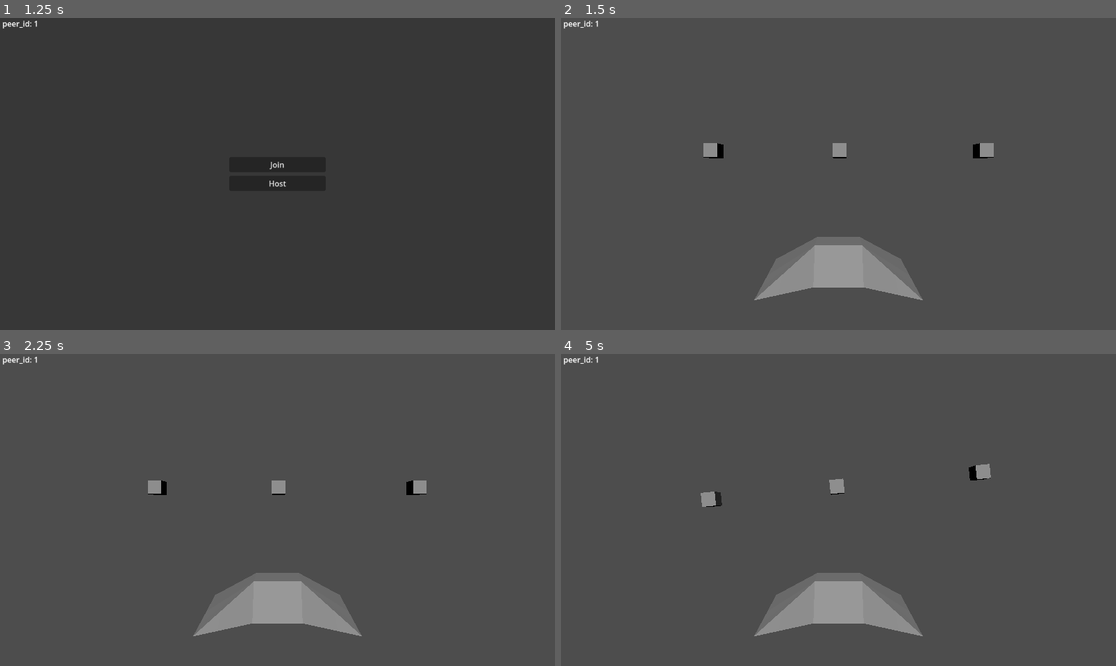
Above: before the commit, frames 1-4 (two rows, left to right).
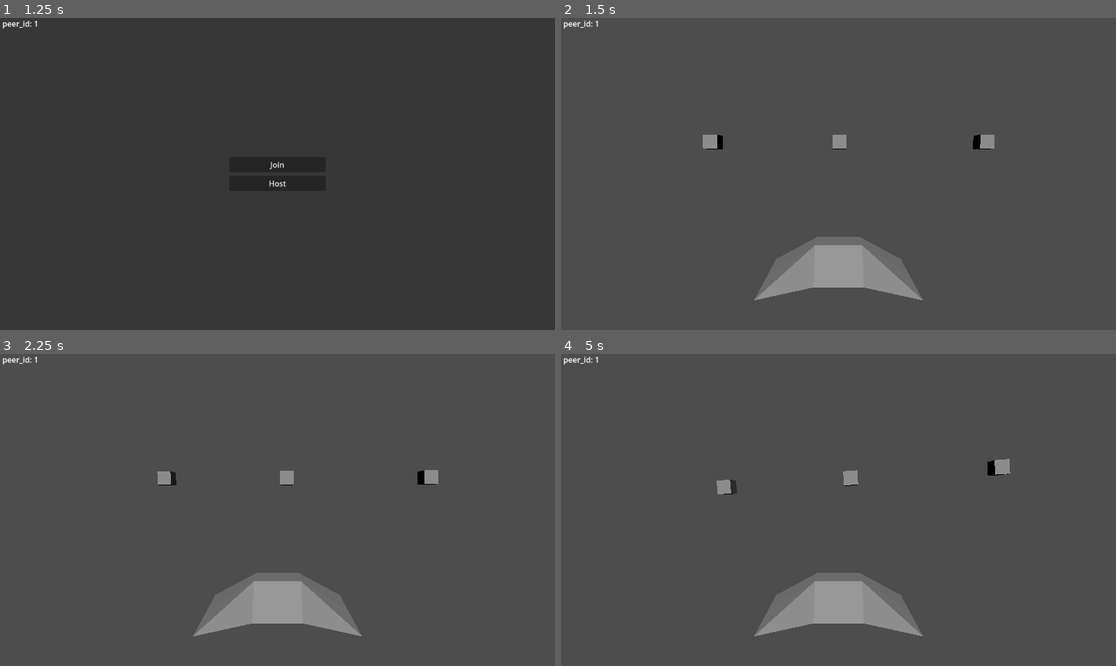
Above: after the commit, the same moments.

Repository: MathArtTechnologies/deivid-v-space
Game: Godot game, scene res://scenes/sand_box/MovementTest.tscn
Two runs of this game, one before a commit and one after it. Both use one fixed random seed, a clock stepped at 60 frames per second and the inputs below.
Inputs (mouse positions are in pixels of both pictures, inside the frame that each line leads up to):
- Up to frame 1 (1.25 s): tap Enter at 0.5 s; move the mouse to (399, 158) at 0.52 s; hold D (right_tilt) from 0.53 s (still down)
- Up to frame 2 (1.5 s): release D (right_tilt) at 1.25 s; click "Host" at 1.25 s
- Up to frame 3 (2.25 s): tap Space at 2 s; move the mouse to (166, 525) at 2.02 s; hold S (backward) from 2.03 s (still down)
- Up to frame 4 (5 s): move the mouse to (894, 441) at 2.77 s; release S (backward) at 2.78 s; hold D (right_tilt) 2.78-3.53 s; move the mouse to (810, 572) at 3.52 s; hold W (forward) 3.53-4.28 s; move the mouse to (1005, 556) at 4.27 s; hold A (left_tilt) from 4.28 s (still down)

Frame 1 is identical in both runs. In frame 2, 0.6% of the frame differs, in the area x 25-79%, y 37-45%; in frame 3, 0.8%; in frame 4, 0.9%, in the area x 25-81%, y 33-49%.

Commit message:
fix the mouse thing 4 real...

Diff:
--- a/scripts/components/controller_comp.gd
+++ b/scripts/components/controller_comp.gd
@@ -33,8 +33,8 @@
 	# consider joystick
 	var joystick_dir : Vector2 = Input.get_vector("left", "right", "up", "down")
 
-	rotation.x =+ joystick_dir.y * -1
-	rotation.z =+ joystick_dir.x * -1
+	rotation.x += joystick_dir.y * -1
+	rotation.z += joystick_dir.x * -1
 
 	if Input.is_action_pressed("left_tilt"):
 		rotation.y -= 1
